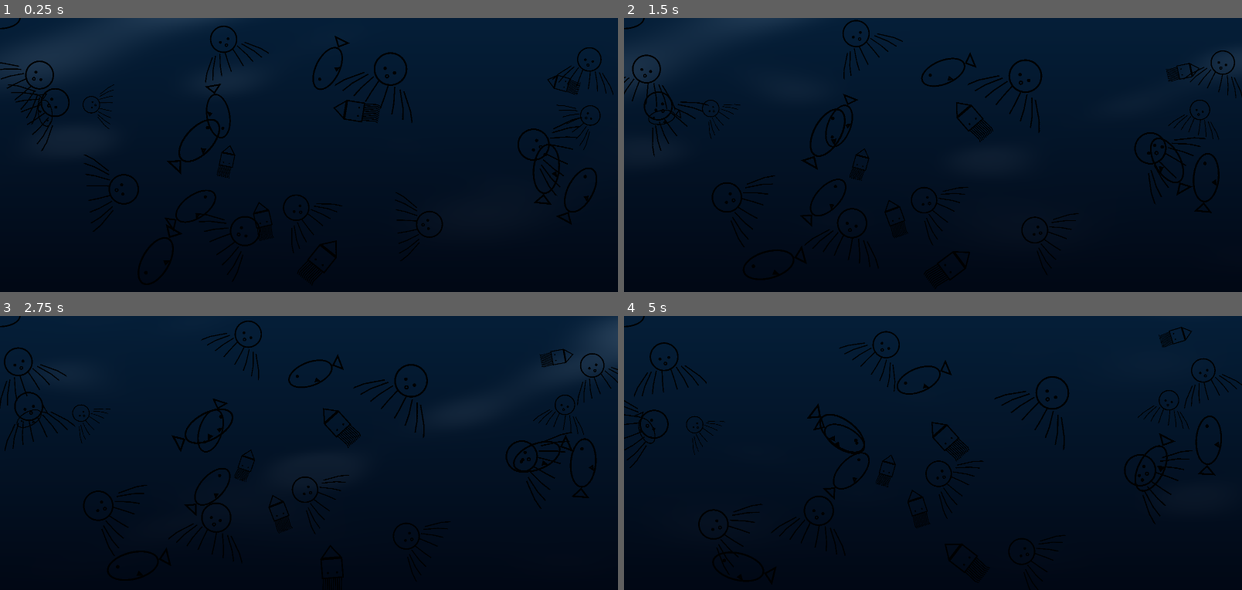
Above: before the commit, frames 1-4 (two rows, left to right).
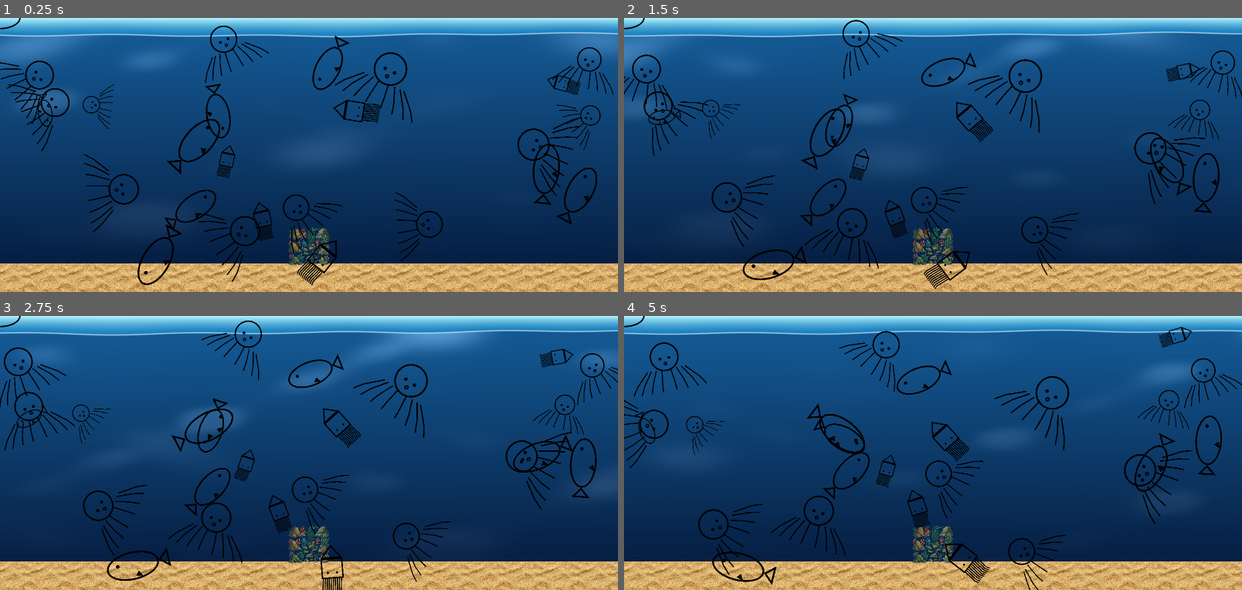
Above: after the commit, the same moments.

Repository: dreamthread-dev/digital-aquarium
Game: Godot game, scene res://scenes/aquarium_scene.tscn
The game is run twice, just before and just after one commit, with the same random seed, the same clock (stepped at 60 frames per second) and the same inputs.
Inputs:
- Up to frame 1 (0.25 s): no input
- Up to frame 2 (1.5 s): tap Enter at 0.5 s
- Up to frame 3 (2.75 s): no input
- Up to frame 4 (5 s): no input

The runs differ from the first frame. In frame 1, 97% of the frame differs, in the area x 0-100%, y 0-100%; in frame 2, 97%; in frame 3, 97%; in frame 4, 97%.

Commit message:
feat: アプリおよびGodotの背景・UIを美しい水槽デザインへ刷新 (#39)
- webapp: アクア・ガラスモーフィズムデザインへの刷新と、泡の動的生成およびCSSアニメーションの実装。
- shaders: aquarium_bgに水面の波とうねり、および明るいシアンの外光レイヤーを追加。seaweedシェーダーを新規作成し頂点揺らしを実装。
- scene: タイル砂底、中央配置のデコレーション(岩・海藻)、および上昇する泡パーティクルを配置。

Diff:
--- a/godot/project.godot
+++ b/godot/project.godot
@@ -22,7 +22,6 @@
 window/size/window_width_override=1920
 window/size/window_height_override=853
 window/stretch/mode="viewport"
-window/stretch/aspect="keep"
 
 [rendering]
 
--- a/godot/scenes/aquarium_scene.tscn
+++ b/godot/scenes/aquarium_scene.tscn
@@ -1,19 +1,29 @@
-[gd_scene load_steps=7 format=3 uid="uid://dmyg1x2g4f5m"]
+[gd_scene load_steps=11 format=3 uid="uid://dmyg1x2g4f5m"]
 
 [ext_resource type="Shader" path="res://shaders/aquarium_bg.gdshader" id="1_kjuqy"]
 [ext_resource type="Script" path="res://scripts/fish_manager.gd" id="2_mager"]
 [ext_resource type="Script" path="res://scripts/web_socket_client.gd" id="3_wscli"]
 [ext_resource type="PackedScene" uid="uid://cxpyg8mx2f5m" path="res://scenes/hud.tscn" id="4_hud"]
 [ext_resource type="PackedScene" uid="uid://cxpyg8mx2f5m" path="res://scenes/debug_ui.tscn" id="5_dbgui"]
+[ext_resource type="Texture2D" path="res://assets/aquarium_sand_bottom.png" id="6_sand"]
+[ext_resource type="Texture2D" path="res://assets/aquarium_decorations.png" id="7_decorations"]
+[ext_resource type="Shader" path="res://shaders/seaweed.gdshader" id="8_seaweed_shader"]
 
 [sub_resource type="ShaderMaterial" id="ShaderMaterial_j0k6b"]
 shader = ExtResource("1_kjuqy")
-shader_parameter/color_top = Color(0.02, 0.12, 0.22, 1)
-shader_parameter/color_bottom = Color(0.005, 0.03, 0.08, 1)
+shader_parameter/color_top = Color(0.08, 0.35, 0.58, 1)
+shader_parameter/color_bottom = Color(0.015, 0.09, 0.22, 1)
 shader_parameter/caustics_speed = 0.5
-shader_parameter/caustics_scale = 2.0
-shader_parameter/caustics_strength = 0.18
+shader_parameter/caustics_scale = 3.0
+shader_parameter/caustics_strength = 0.28
 shader_parameter/caustics_fade = 1.2
+
+[sub_resource type="ShaderMaterial" id="ShaderMaterial_sway"]
+shader = ExtResource("8_seaweed_shader")
+shader_parameter/speed = 1.0
+shader_parameter/strength = 0.12
+shader_parameter/detail = 2.5
+shader_parameter/sway_width = 35.0
 
 [node name="AquariumScene" type="Node2D"]
 
@@ -22,6 +32,35 @@
 offset_right = 8640.0
 offset_bottom = 3840.0
 mouse_filter = 2
+
+[node name="BackgroundBubbles" type="CPUParticles2D" parent="."]
+position = Vector2(4320, 3800)
+amount = 80
+lifetime = 12.0
+preprocess = 12.0
+emission_shape = 3
+emission_rect_extents = Vector2(4320, 10)
+direction = Vector2(0, -1)
+spread = 5.0
+gravity = Vector2(0, -12)
+initial_velocity_min = 20.0
+initial_velocity_max = 50.0
+scale_amount_min = 3.0
+scale_amount_max = 8.0
+color = Color(0.7, 0.95, 1, 0.25)
+
+[node name="SandBottom" type="TextureRect" parent="."]
+offset_top = 3440.0
+offset_right = 8640.0
+offset_bottom = 3840.0
+texture = ExtResource("6_sand")
+stretch_mode = 1
+
+[node name="Decorations" type="Sprite2D" parent="."]
+material = SubResource("ShaderMaterial_sway")
+position = Vector2(4320, 3200)
+scale = Vector2(0.6, 0.6)
+texture = ExtResource("7_decorations")
 
 [node name="FishManager" type="Node2D" parent="."]
 script = ExtResource("2_mager")
--- a/godot/shaders/aquarium_bg.gdshader
+++ b/godot/shaders/aquarium_bg.gdshader
@@ -1,13 +1,13 @@
 shader_type canvas_item;
 
 // 背景グラデーション色 (上部・下部)
-uniform vec4 color_top : source_color = vec4(0.02, 0.12, 0.22, 1.0);
-uniform vec4 color_bottom : source_color = vec4(0.005, 0.03, 0.08, 1.0);
+uniform vec4 color_top : source_color = vec4(0.08, 0.35, 0.58, 1.0);
+uniform vec4 color_bottom : source_color = vec4(0.015, 0.09, 0.22, 1.0);
 
 // Caustics (光の揺らぎ) の制御パラメータ
 uniform float caustics_speed : hint_range(0.0, 5.0) = 0.5;
-uniform float caustics_scale : hint_range(0.1, 10.0) = 2.0;
-uniform float caustics_strength : hint_range(0.0, 1.0) = 0.18;
+uniform float caustics_scale : hint_range(0.1, 10.0) = 3.0;
+uniform float caustics_strength : hint_range(0.0, 1.0) = 0.28;
 uniform float caustics_fade : hint_range(0.0, 2.0) = 1.2; // 水深が深くなるにつれて光が減衰する強さ
 
 // 簡易擬似ノイズを生成する波の干渉関数
@@ -24,23 +24,41 @@
 }
 
 void fragment() {
-	// 縦方向のグラデーション背景
-	vec4 bg = mix(color_top, color_bottom, UV.y);
+	// 波立つ水面の境界線を計算 (複数のサイン波を重ねて不規則な波を作る)
+	float wave_y = 0.06
+		+ sin(UV.x * 25.0 + TIME * 1.2) * 0.003
+		+ cos(UV.x * 12.0 - TIME * 0.8) * 0.0015
+		+ sin(UV.x * 4.0 + TIME * 0.3) * 0.005;
 
-	// Caustics の計算
-	vec2 uv = UV * caustics_scale;
-	float t = TIME * caustics_speed;
+	vec4 bg;
+	if (UV.y < wave_y) {
+		// 水面上の外光レイヤー (上に向かってさらに白くグラデーション)
+		float surf_glow = pow(1.0 - (UV.y / wave_y), 1.5);
+		bg = mix(vec4(0.1, 0.5, 0.75, 1.0), vec4(0.7, 0.96, 1.0, 1.0), surf_glow);
+	} else {
+		// 水中レイヤー (水面境界から最下部までのグラデーション)
+		float adjusted_y = (UV.y - wave_y) / (1.0 - wave_y);
+		bg = mix(color_top, color_bottom, adjusted_y);
 
-	// 異なるスケールで2つの網目を重ねて奥行きを出す
-	float wave1 = get_caustics_wave(uv, t);
-	float wave2 = get_caustics_wave(uv * 1.7 + vec2(0.3, 0.7), t * 1.2) * 0.6;
-	float final_wave = (wave1 + wave2) * caustics_strength;
+		// Caustics の計算
+		vec2 uv = UV * caustics_scale;
+		float t = TIME * caustics_speed;
 
-	// 深度減衰 (海面に近い上部ほど光が強く、下部ほど暗くなる)
-	float depth_fade = pow(1.0 - UV.y, caustics_fade);
+		float wave1 = get_caustics_wave(uv, t);
+		float wave2 = get_caustics_wave(uv * 1.7 + vec2(0.3, 0.7), t * 1.2) * 0.6;
+		float final_wave = (wave1 + wave2) * caustics_strength;
 
-	// 背景色に加算
-	bg.rgb += vec3(final_wave * depth_fade);
+		// 深度減衰 (水面境界に近いほど光が強く、下部ほど暗くなる)
+		float depth_fade = pow(1.0 - adjusted_y, caustics_fade);
+
+		// 背景色に加算
+		bg.rgb += vec3(final_wave * depth_fade);
+	}
+
+	// 水面ラインのハイライトエフェクト (白波・発光ライン)
+	float dist_to_wave = abs(UV.y - wave_y);
+	float wave_edge = smoothstep(0.004, 0.0, dist_to_wave);
+	bg.rgb = mix(bg.rgb, vec3(0.9, 0.98, 1.0), wave_edge * 0.7);
 
 	COLOR = bg;
 }
--- /dev/null
+++ b/godot/shaders/seaweed.gdshader
@@ -0,0 +1,12 @@
+shader_type canvas_item;
+
+uniform float speed : hint_range(0.1, 5.0) = 1.2;
+uniform float strength : hint_range(0.0, 1.0) = 0.15;
+uniform float detail : hint_range(0.1, 10.0) = 3.0;
+uniform float sway_width : hint_range(1.0, 200.0) = 50.0;
+
+void vertex() {
+	// UV.y が 0.0（先端）に近いほど揺れ幅を大きく、1.0（根元）に近いほど揺れないように制御
+	float sway = sin(TIME * speed + VERTEX.y * detail) * strength * pow(1.0 - UV.y, 1.5);
+	VERTEX.x += sway * sway_width;
+}
Binary file added: godot/assets/aquarium_decorations.png
Binary file added: godot/assets/aquarium_sand_bottom.png
Not shown, added: godot/assets/aquarium_decorations.png196220287.tmp
Not shown, added: server/server.log
Not shown, changed: webapp/index.html
Not shown, changed: webapp/main.js
Not shown, changed: webapp/style.css
